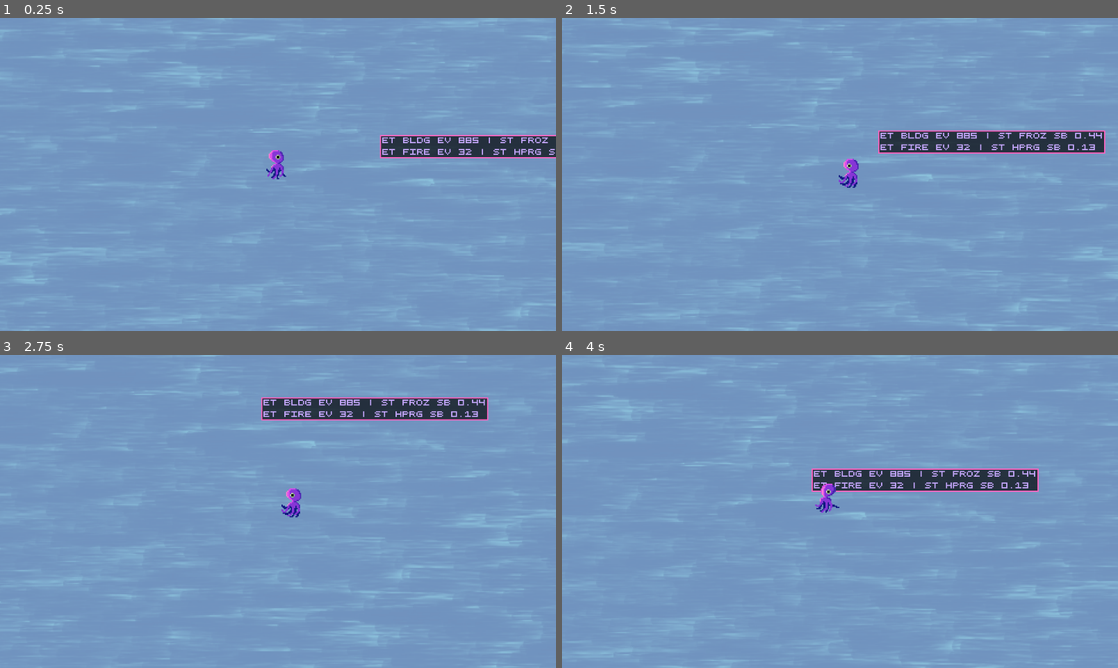
Above: before the commit, frames 1-4 (two rows, left to right).
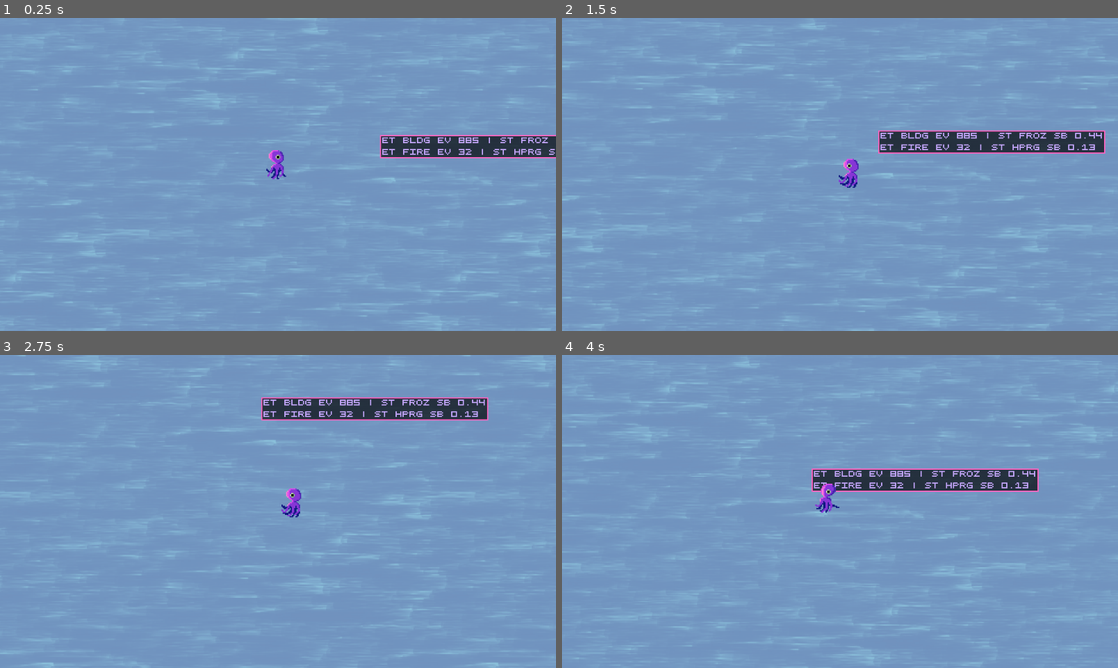
Above: after the commit, the same moments.

Repository: Igonorant/perfect-form
Game: Godot game, scene res://main.tscn
Same seed, same stepped clock (60 frames per second), same inputs: the game is played once before the commit and once after it.
Inputs (mouse positions are in pixels of both pictures, inside the frame that each line leads up to):
- Up to frame 1 (0.25 s): no input
- Up to frame 2 (1.5 s): tap Enter at 0.5 s; move the mouse to (962, 158) at 0.52 s; press the mouse at (962, 158) at 0.53 s; hold D (p_right) 0.53-1.28 s; move the mouse to (728, 190) at 1.27 s; release the mouse at (728, 190) at 1.28 s; hold S (p_down) from 1.28 s (still down); right-click (728, 190) at 1.35 s
- Up to frame 3 (2.75 s): move the mouse to (333, 442) at 2.02 s; release S (p_down) at 2.03 s; hold D (p_right) from 2.03 s (still down); hold Shift (p_shift) from 2.03 s (still down)
- Up to frame 4 (4 s): move the mouse to (812, 574) at 2.77 s; release D (p_right) at 2.78 s; release Shift (p_shift) at 2.78 s; hold W (p_up) 2.78-3.53 s; tap Space (p_space) at 2.85 s; click (812, 574) at 2.92 s; move the mouse to (1006, 558) at 3.52 s; press the mouse at (1006, 558) at 3.53 s; hold A (p_left) from 3.53 s (still down)

The runs differ from the first frame. In frame 1, 1.6% of the frame differs, in the area x 0-100%, y 0-100%; in frame 2, 1.6%; in frame 3, 1.5%; in frame 4, 1.7%.

Commit message:
Make arena a little smaller

Diff:
--- a/main.tscn
+++ b/main.tscn
@@ -18,6 +18,9 @@
 
 [sub_resource type="WorldBoundaryShape2D" id="WorldBoundaryShape2D_7mycd"]
 normal = Vector2(-1, 0)
+
+[sub_resource type="CanvasItemMaterial" id="CanvasItemMaterial_272bh"]
+blend_mode = 3
 
 [sub_resource type="Resource" id="Resource_h2yge"]
 script = ExtResource("2_0xm2m")
@@ -75,23 +78,29 @@
 [node name="WorldBoundary" type="StaticBody2D" parent="Arena"]
 
 [node name="Top" type="CollisionShape2D" parent="Arena/WorldBoundary"]
-position = Vector2(-960, -540)
+position = Vector2(-720, -405)
 shape = SubResource("WorldBoundaryShape2D_h2yge")
 
 [node name="Left" type="CollisionShape2D" parent="Arena/WorldBoundary"]
-position = Vector2(-960, -540)
+position = Vector2(-720, -405)
 shape = SubResource("WorldBoundaryShape2D_1bvp3")
 
 [node name="Bottom" type="CollisionShape2D" parent="Arena/WorldBoundary"]
-position = Vector2(960, 540)
+position = Vector2(720, 405)
 shape = SubResource("WorldBoundaryShape2D_lquwl")
 
 [node name="Right" type="CollisionShape2D" parent="Arena/WorldBoundary"]
-position = Vector2(960, 540)
+position = Vector2(720, 405)
 shape = SubResource("WorldBoundaryShape2D_7mycd")
 
-[node name="Background" type="Sprite2D" parent="Arena"]
+[node name="BackgroundBack" type="Sprite2D" parent="Arena"]
 z_index = -10
+material = SubResource("CanvasItemMaterial_272bh")
+texture = ExtResource("1_h2yge")
+
+[node name="BackgroundFront" type="Sprite2D" parent="Arena"]
+z_index = -10
+scale = Vector2(0.75, 0.75)
 texture = ExtResource("1_h2yge")
 
 [node name="Player" parent="Arena" instance=ExtResource("1_ig7tw")]
Not shown: 1 places in main.tscn that only renumber resources
